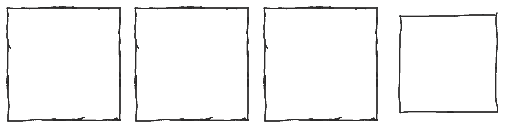
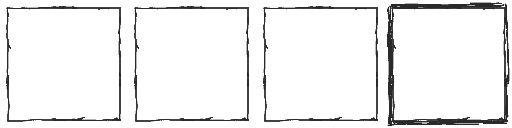
Two versions of the same layered image (512 × 128). Layer-by-layer changes:
renamed "Background" to "Line", moved it above "Fill", painted on it over [387, 2, 510, 126]
renamed "Line" to "Fill", painted on it over [387, 6, 498, 122]
